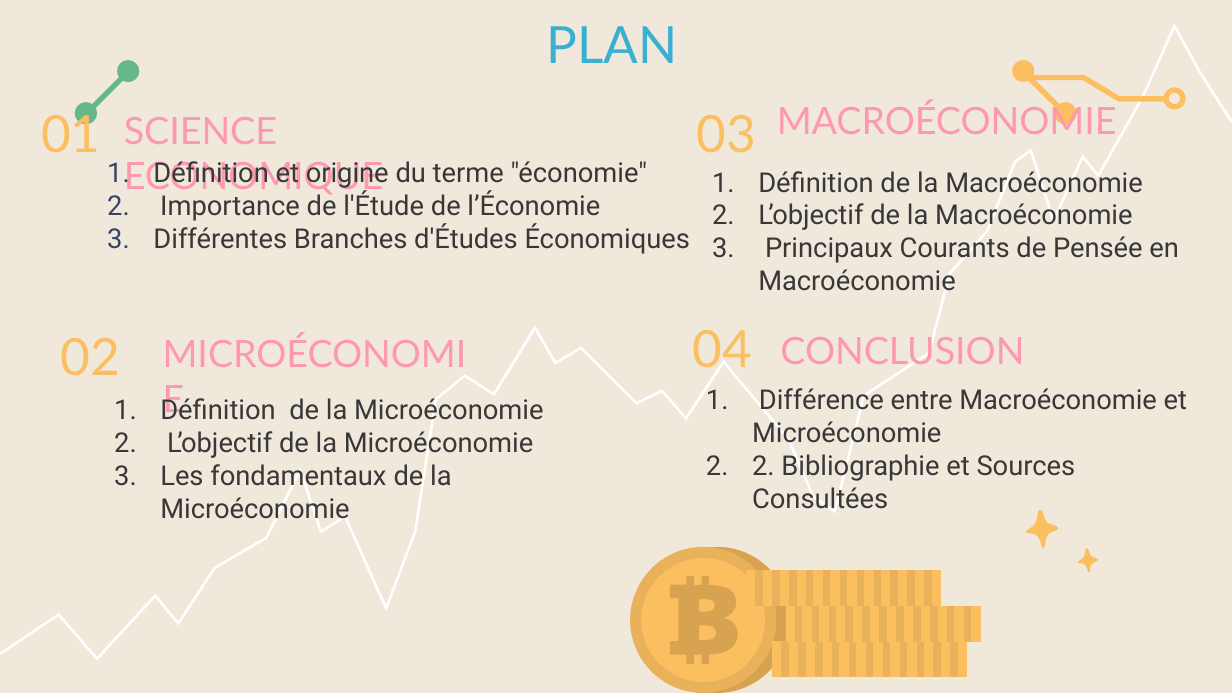
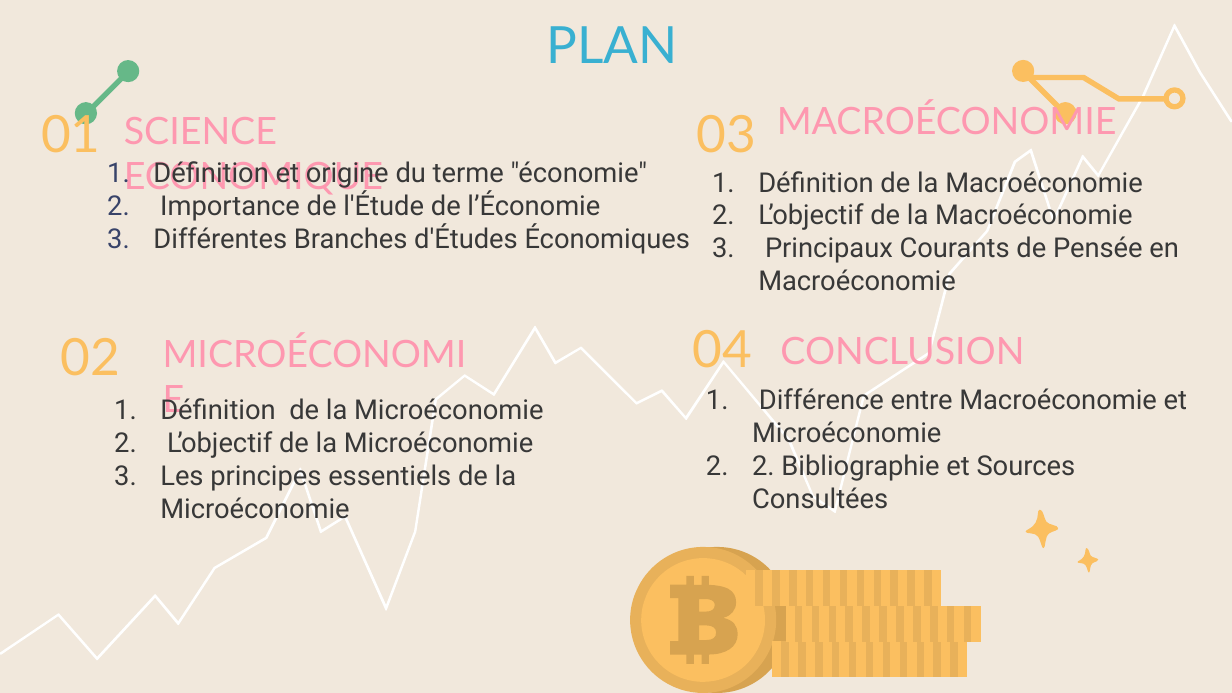
Before and after one commit to bydevmar/Master_MASD_FPO, a slide deck: slide 2 of SEMESTER 1/Mathématiques pour l'économie I/0. Introduction à l'économie/Introduction a l'économie.pptx. Drawn at 1232x693 pixels with LibreOffice and Linux fonts; fonts in the diff are those of the drawing. Boxes give left, top, right and bottom in pixels: in the first picture for what was removed or moved away, otherwise in the second. Text is boxed around its words. In the diff, an @@ line names an element or a change of style, - is before the commit and + after.

```diff
--- a/SEMESTER 1/Mathématiques pour l'économie I/0. Introduction à l'économie/Introduction a l'économie.pptx
+++ b/SEMESTER 1/Mathématiques pour l'économie I/0. Introduction à l'économie/Introduction a l'économie.pptx
@@ subtitle at (x1=160, y1=464, x2=517, y2=519): text changed @@
-3. Les fondamentaux de la Microéconomie
+3. Les principes essentiels de la Microéconomie
```
Also in this commit, not shown: 5 other slides changed.
